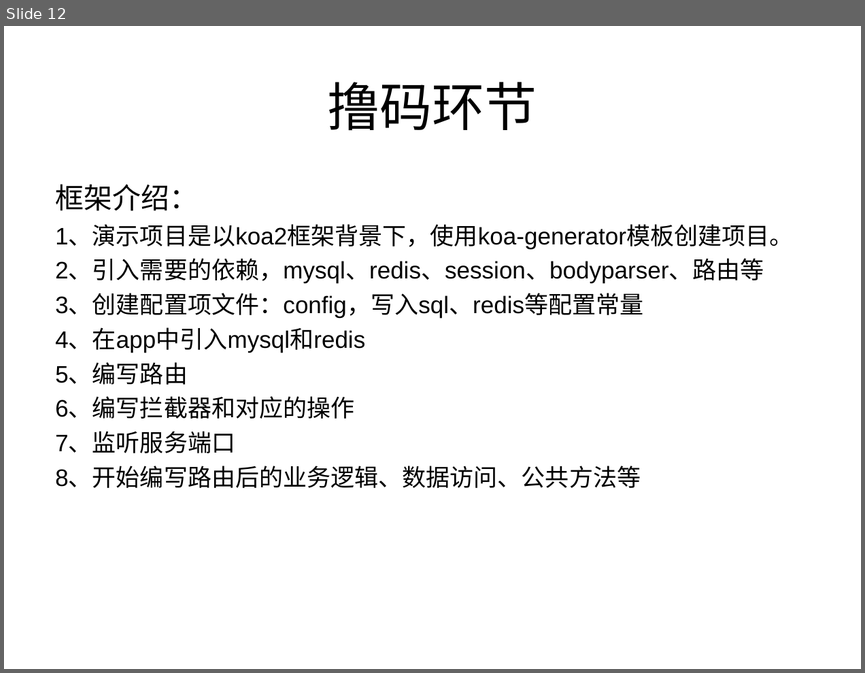
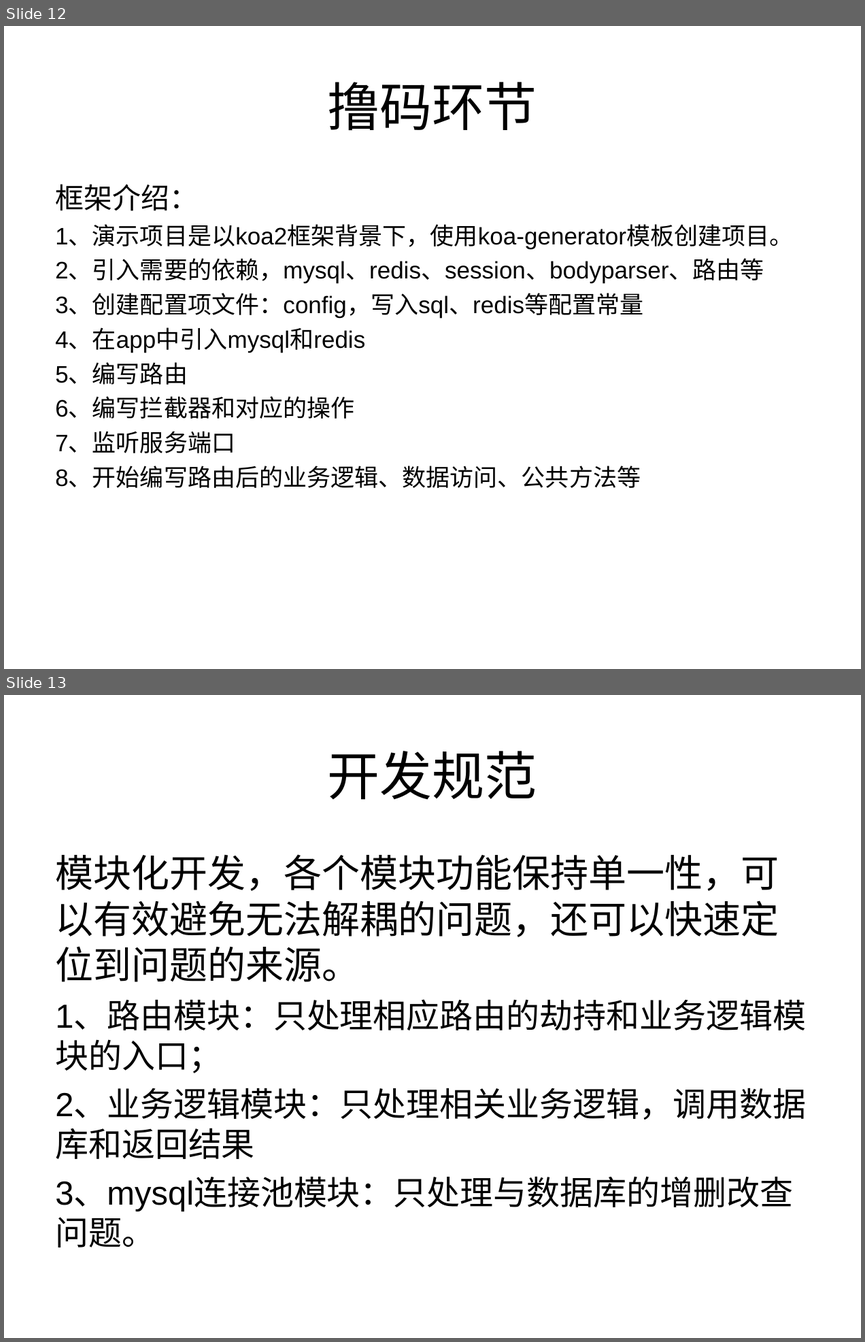
Before and after one commit to Alan055/node-koa, a slide deck: Alan-node解读.ppt. Shown one above the other, each under a label of ours: slide 12 before the commit, slides 12 and 13 after it. The pictures are 865x673 and 865x1342 pixels, drawn with LibreOffice and Linux fonts; fonts in the diff are those of the drawing. Boxes give left, top, right and bottom in pixels: in the first picture for what was removed or moved away, otherwise in the second. Text is boxed around its words. In the diff, an @@ line names an element or a change of style, - is before the commit and + after.

```diff
--- a/Alan-node解读.ppt
+++ b/Alan-node解读.ppt
@@ slide 13 added at [4, 695, 861, 1338], background #FFFFFF @@
@@ title added at [328, 751, 537, 800], 44 pt, text #000000 @@
+开发规范
@@ text added at [55, 854, 806, 1247], 28 pt, text #000000 @@
+模块化开发，各个模块功能保持单一性，可以有效避免无法解耦的问题，还可以快速定位到问题的来源。
+1、路由模块：只处理相应路由的劫持和业务逻辑模块的入口；
+2、业务逻辑模块：只处理相关业务逻辑，调用数据库和返回结果
+3、mysql连接池模块：只处理与数据库的增删改查问题。
```
Also in this commit, not shown: 6 other slides added, 26 other files.
